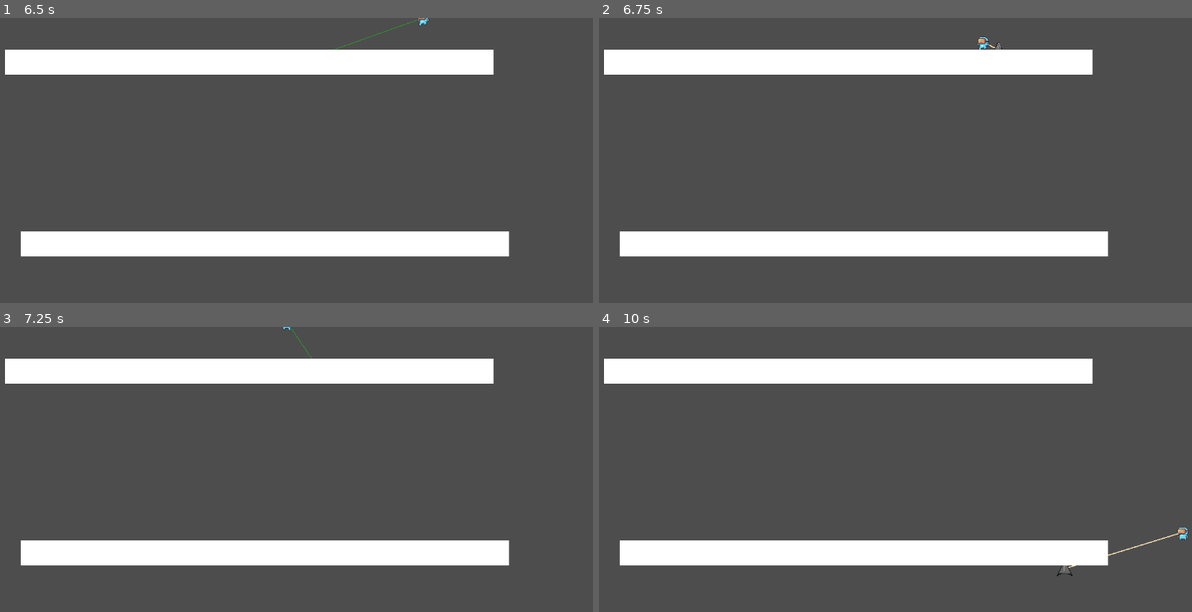
Above: before the commit, frames 1-4 (two rows, left to right).
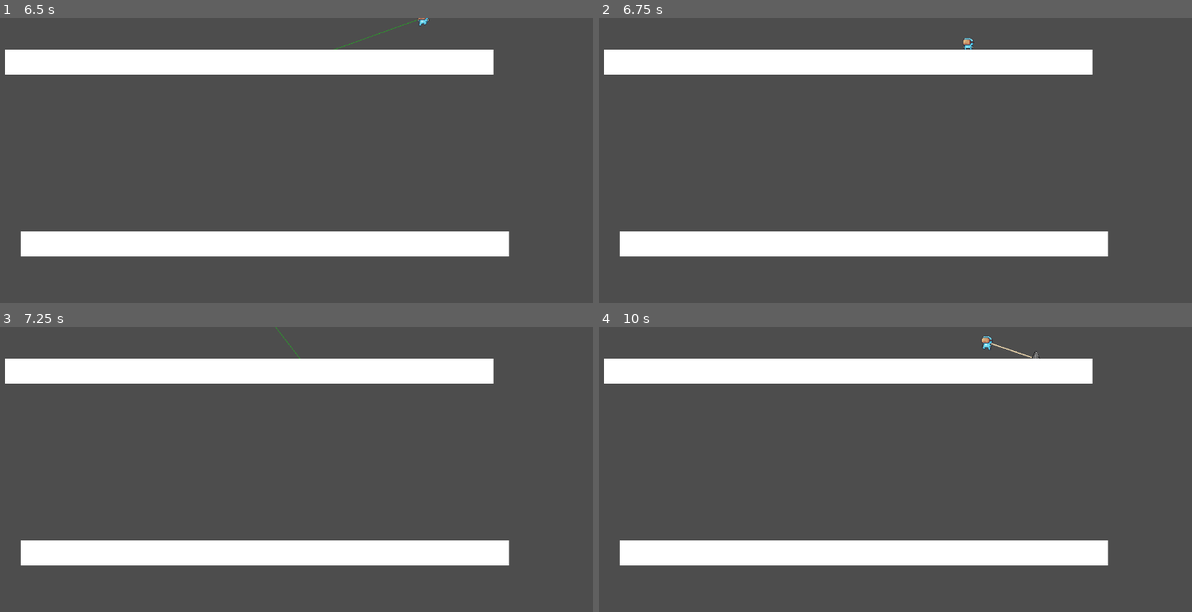
Above: after the commit, the same moments.

Repository: tmoss0/Project-Plant
Game: Godot game, scene res://scenes/levels/level_1/level_1.tscn
The game is run twice, just before and just after one commit, with the same random seed, the same clock (stepped at 60 frames per second) and the same inputs.
Inputs (mouse positions are in pixels of both pictures, inside the frame that each line leads up to):
- Up to frame 1 (6.5 s): tap Enter at 0.5, 4.25 s; move the mouse to (403, 186) at 0.52 s; hold D (move_right) 0.53-2.03 s; click (403, 186) at 0.6 s; tap Space (jump) at 0.77, 0.8, 1.07, 1.35, 1.52, 1.82, 2.3, 3.02, 3.32, 3.5, 3.77, 3.8, 4.07, 4.35, 4.52, 4.82, 5, 5.3, 6.02, 6.32 s; move the mouse to (124, 223) at 1.27 s; click (124, 223) at 1.55 s; move the mouse to (326, 123) at 2.02 s; hold A (move_left) 2.03-2.78 s; click (326, 123) at 2.1 s; move the mouse to (225, 280) at 2.77 s; hold D (move_right) 2.78-4.28 s; right-click (225, 280) at 2.85 s; click (225, 280) at 3.05 s; move the mouse to (456, 263) at 3.52 s; click (456, 263) at 3.6 s; move the mouse to (59, 149) at 4.27 s; hold A (move_left) 4.28-5.03 s; click (59, 149) at 4.55 s; move the mouse to (290, 206) at 5.02 s; hold D (move_right) 5.03-5.78 s; click (290, 206) at 5.1 s; move the mouse to (160, 112) at 5.77 s; hold A (move_left) from 5.78 s (still down); right-click (160, 112) at 5.85 s; click (160, 112) at 6.05 s
- Up to frame 2 (6.75 s): keep holding A (move_left); move the mouse to (1002, 186) at 6.52 s; click (1002, 186) at 6.6 s
- Up to frame 3 (7.25 s): keep holding A (move_left); tap Space (jump) at 6.77, 6.8, 7.07 s
- Up to frame 4 (10 s): tap Enter at 7.25 s; move the mouse to (723, 532) at 7.27 s; release A (move_left) at 7.28 s; hold D (move_right) 7.28-9.53 s; tap Space (jump) at 7.35, 7.52, 7.82, 8.3, 9.02, 9.32, 9.77, 9.8 s; click (723, 532) at 7.55 s; move the mouse to (925, 432) at 8.02 s; click (925, 432) at 8.1 s; move the mouse to (824, 589) at 8.77 s; right-click (824, 589) at 8.85 s; click (824, 589) at 9.05 s; move the mouse to (1055, 572) at 9.52 s; hold A (move_left) from 9.53 s (still down); click (1055, 572) at 9.6 s

Frame 1 is identical in both runs. In frame 2, 0.1% of the frame differs, in the area x 61-69%, y 6-12%; in frame 3, less than 0.1%; in frame 4, 0.3%, in the area x 64-100%, y 3-88%.

Commit message:
Change release key to LMB

Diff:
--- a/scripts/player/grappling_hook.gd
+++ b/scripts/player/grappling_hook.gd
@@ -52,7 +52,7 @@
 
 # Process input from player
 func _process(delta: float):
-	if Input.is_action_just_pressed("jump") and is_hook_attached:
+	if Input.is_action_just_pressed("grapple") and is_hook_attached:
 		release_grapple()
 
 # Physics-based updates for grapple mechanices
